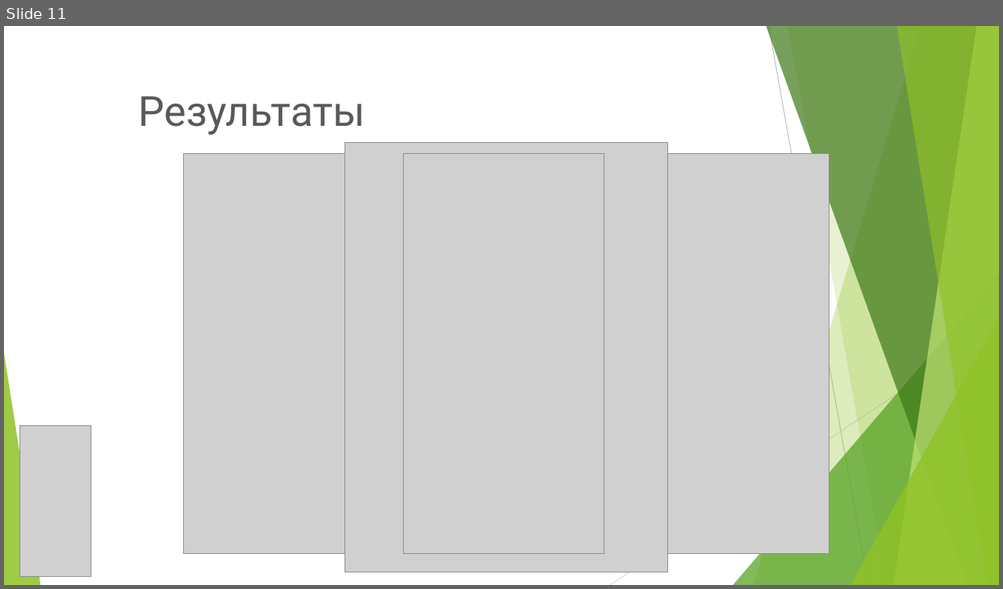
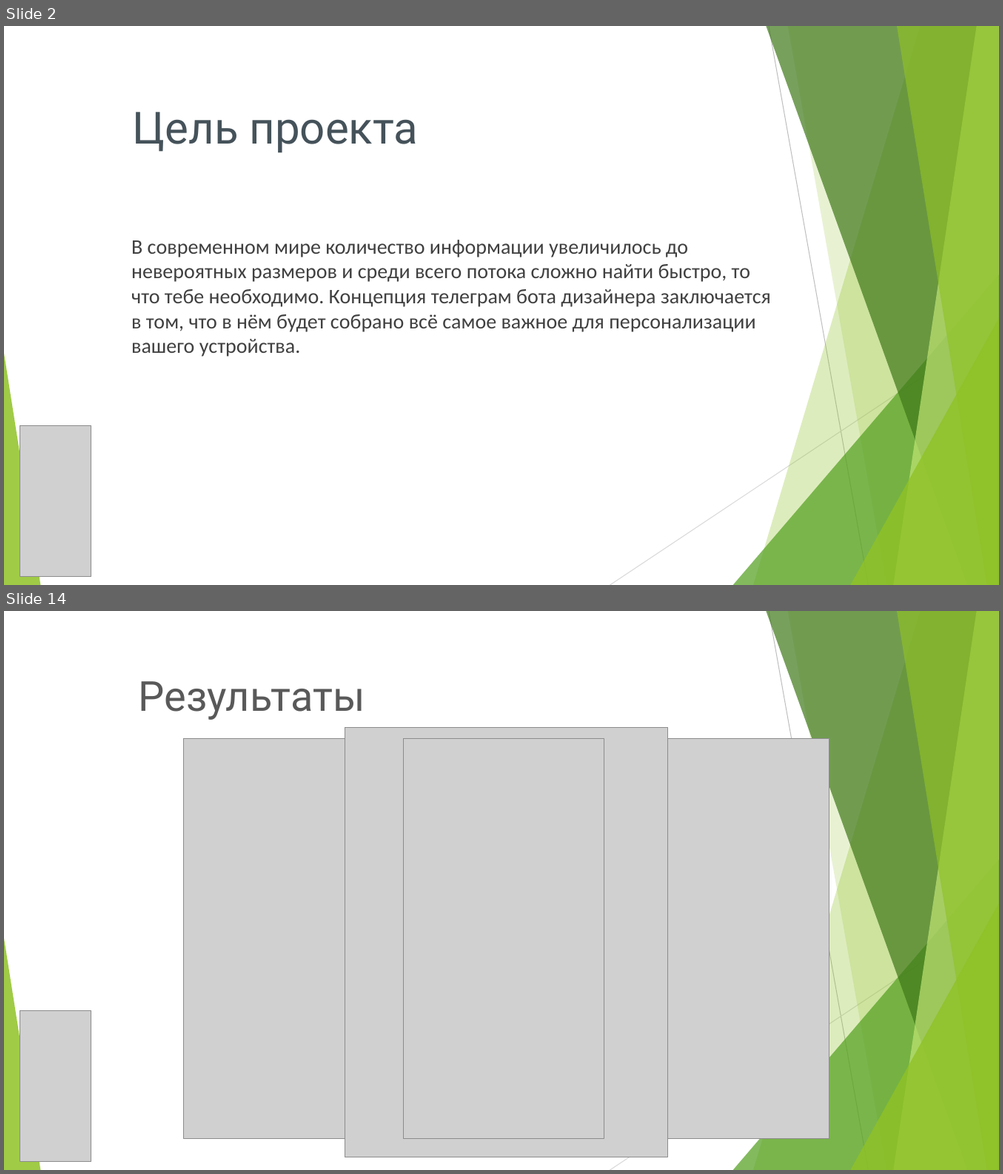
Before and after one commit to zlatopyst/DESING, a slide deck: doc/ProjectBot.pptx. Shown one above the other, each under a label of ours: slide 11 before the commit, slides 2 and 14 after it; the slides between them are not shown. The pictures are 1003x589 and 1003x1174 pixels, drawn with LibreOffice and Linux fonts; fonts in the diff are those of the drawing; grey boxes stand for pictures; background and template pictures are left out. Boxes give left, top, right and bottom in pixels: in the first picture for what was removed or moved away, otherwise in the second. Text is boxed around its words. In the diff, an @@ line names an element or a change of style, - is before the commit and + after.

```diff
--- a/doc/ProjectBot.pptx
+++ b/doc/ProjectBot.pptx
@@ slide 2 added at [4, 26, 999, 585], background picture (left out); not listed: 10 template elements that a slide beside it also shows @@
@@ text added at [133, 112, 418, 153], 42.9 pt, text #45525A @@
+Цель проекта
@@ text added at [131, 240, 771, 357], 20 pt, text #404040 @@
+В современном мире количество информации увеличилось до невероятных размеров и среди всего потока сложно найти быстро, то что тебе необходимо. Концепция телеграм бота дизайнера заключается в том, что в нём будет собрано всё самое важное для персонализации вашего устройства.
@@ picture added at [20, 426, 91, 577] @@
@@ what was slide 11 is now slide 14 @@
```
Also in this commit, not shown: 8 slides changed, 4 other slides added, 2 slides removed.
